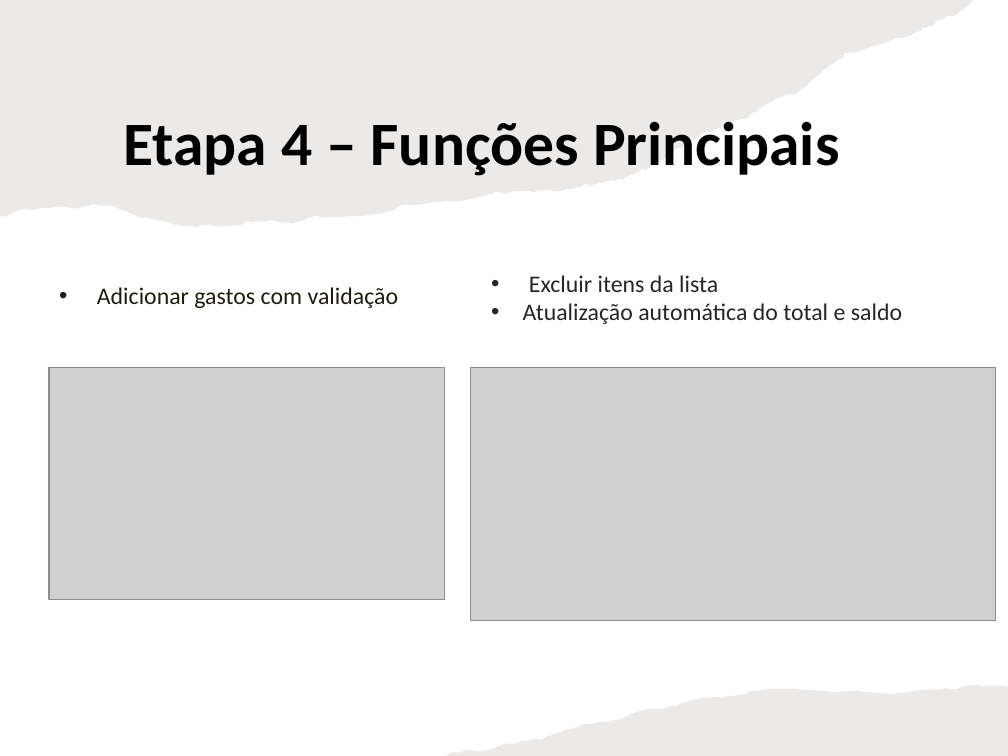
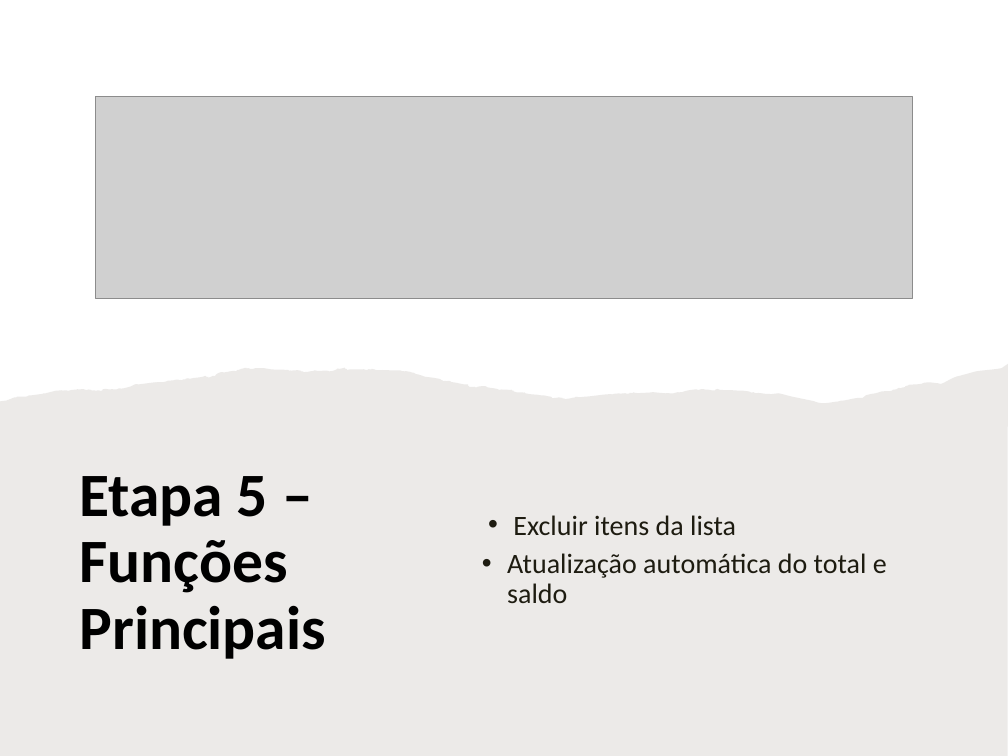
Before and after one commit to kaycout/Organizador-Financeiro, a slide deck: slide 7 of Apresentação_python_flet.pptx (slide 5 before the commit). Drawn at 1008x756 pixels with LibreOffice and Linux fonts; fonts in the diff are those of the drawing; grey boxes stand for pictures. Boxes give left, top, right and bottom in pixels: in the first picture for what was removed or moved away, otherwise in the second. Text is boxed around its words. In the diff, an @@ line names an element or a change of style, - is before the commit and + after.

```diff
--- a/Apresentação_python_flet.pptx
+++ b/Apresentação_python_flet.pptx
@@ picture: place and size @@
-picture at bbox=[471, 368, 996, 621]
+picture at bbox=[96, 96, 912, 297]
@@ text removed at bbox=[97, 287, 399, 308] @@
-• Adicionar gastos com validação
@@ freeform shape at bbox=[0, 364, 1008, 756]: rotation 0 to 180 degrees; outline redrawn @@
@@ picture removed at bbox=[49, 368, 446, 600] @@
@@ text "Excluir itens da lista": place and size @@
-text "Excluir itens da lista" at bbox=[523, 275, 902, 324]
+text "Excluir itens da lista" at bbox=[507, 515, 887, 603]
@@ text "Excluir itens da lista" at bbox=[507, 515, 887, 603]: size 17 to 20 pt, text colour #262626 to #1E1C11; indent changed; line spacing 1 to 0.9; more space between paragraphs; vertical alignment top to middle @@
@@ title at bbox=[79, 476, 326, 659]: text changed @@
-Etapa 4 – Funções Principais
+Etapa 5 – Funções Principais
@@ freeform shape removed at bbox=[445, 684, 1008, 756] @@
```
Also in this commit, not shown: 5 other slides changed, 2 slides added, 6 other files.
